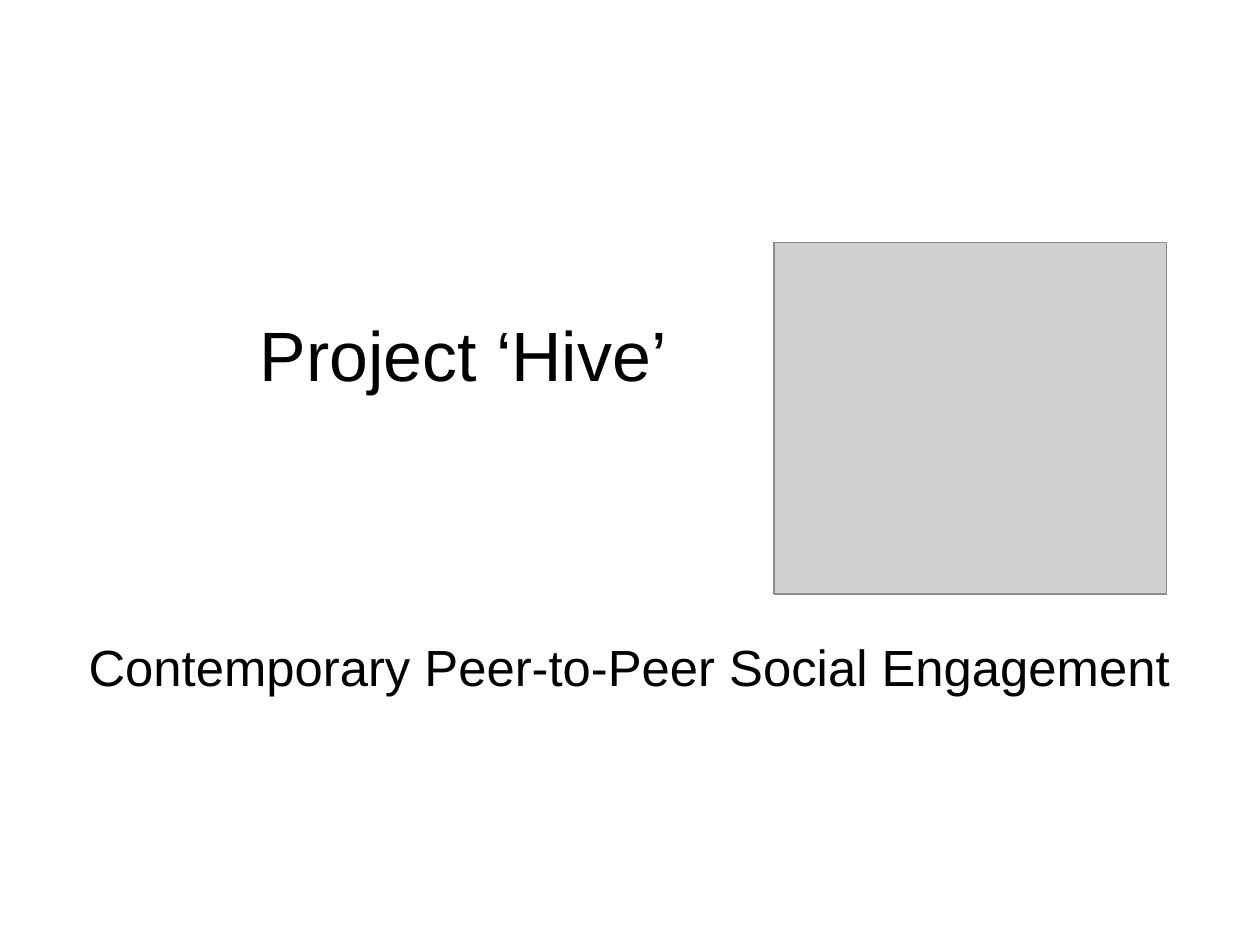
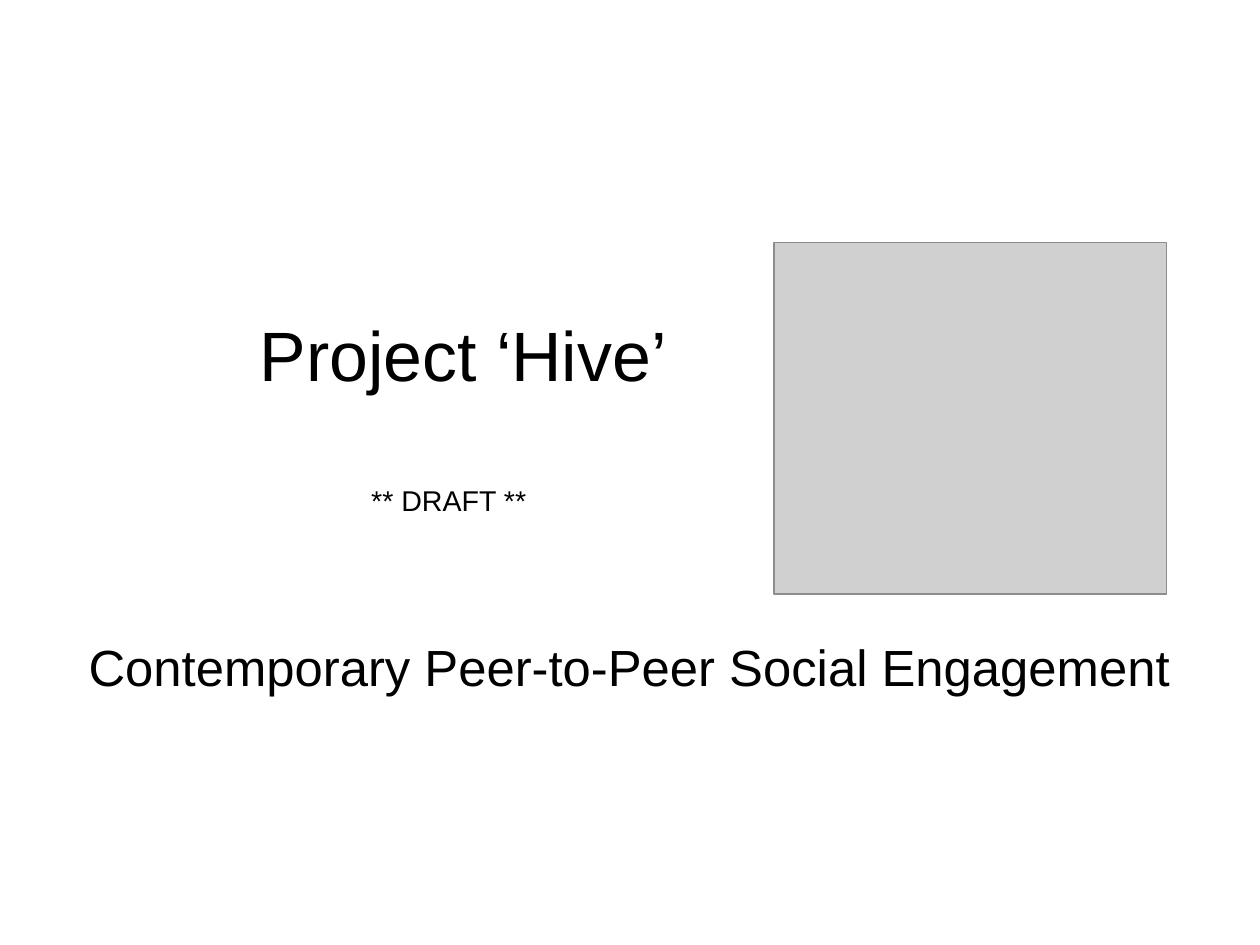
Before and after one commit to 8bitgeek/hive, a slide deck: slide 1 of docs/hive-slides.odp. Drawn at 1260x945 pixels with LibreOffice and Linux fonts; fonts in the diff are those of the drawing; grey boxes stand for pictures; background and template pictures are left out. Boxes give left, top, right and bottom in pixels: in the first picture for what was removed or moved away, otherwise in the second. Text is boxed around its words. In the diff, an @@ line names an element or a change of style, - is before the commit and + after.

```diff
--- a/docs/hive-slides.odp
+++ b/docs/hive-slides.odp
@@ text added at (x1=401, y1=491, x2=496, y2=511), 18 pt, text #000000 @@
+** DRAFT **
```
Also in this commit, not shown: 1 other slide changed.
